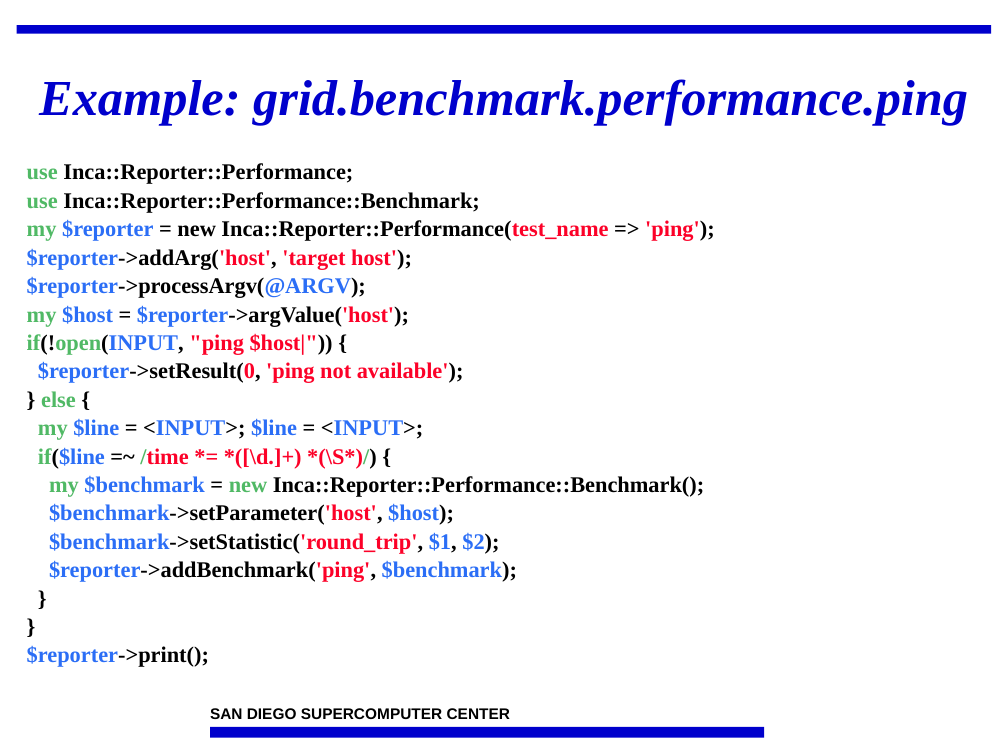
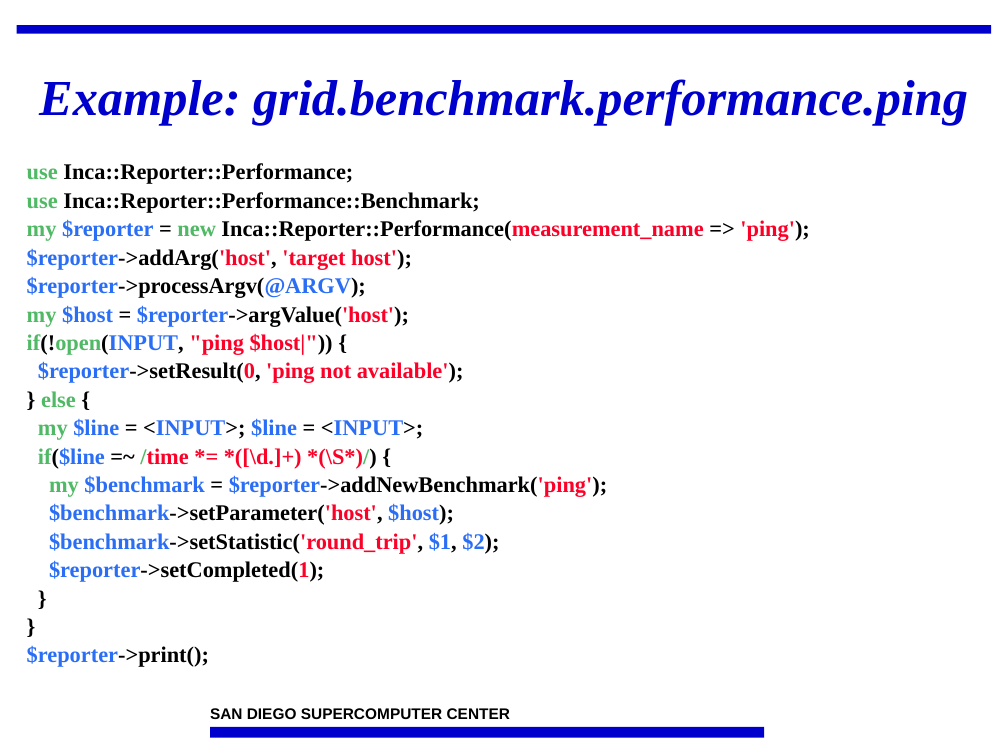
Before and after one commit to IncaProject/inca-xsede, a slide deck: slide 29 of talks/2008workshop/incaReporters.ppt (slide 23 before the commit). Drawn at 1008x756 pixels with LibreOffice and Linux fonts; fonts in the diff are those of the drawing; background and template pictures are left out. Boxes give left, top, right and bottom in pixels: in the first picture for what was removed or moved away, otherwise in the second. Text is boxed around its words. In the diff, an @@ line names an element or a change of style, - is before the commit and + after.

```diff
--- a/talks/2008workshop/incaReporters.ppt
+++ b/talks/2008workshop/incaReporters.ppt
@@ text at [27,219,810,241]: text changed @@
-my $reporter = new Inca::Reporter::Performance(test_name => 'ping');
+my $reporter = new Inca::Reporter::Performance(measurement_name => 'ping');
@@ text at [49,475,607,497]: text changed @@
-my $benchmark = new Inca::Reporter::Performance::Benchmark();
+my $benchmark = $reporter->addNewBenchmark('ping');
@@ text at [49,560,324,582]: text changed; text colour #2B6EF6 to #000000 @@
-$reporter->addBenchmark('ping', $benchmark);
+$reporter->setCompleted(1);
```
Also in this commit, not shown: 13 other slides changed, 7 slides added.
